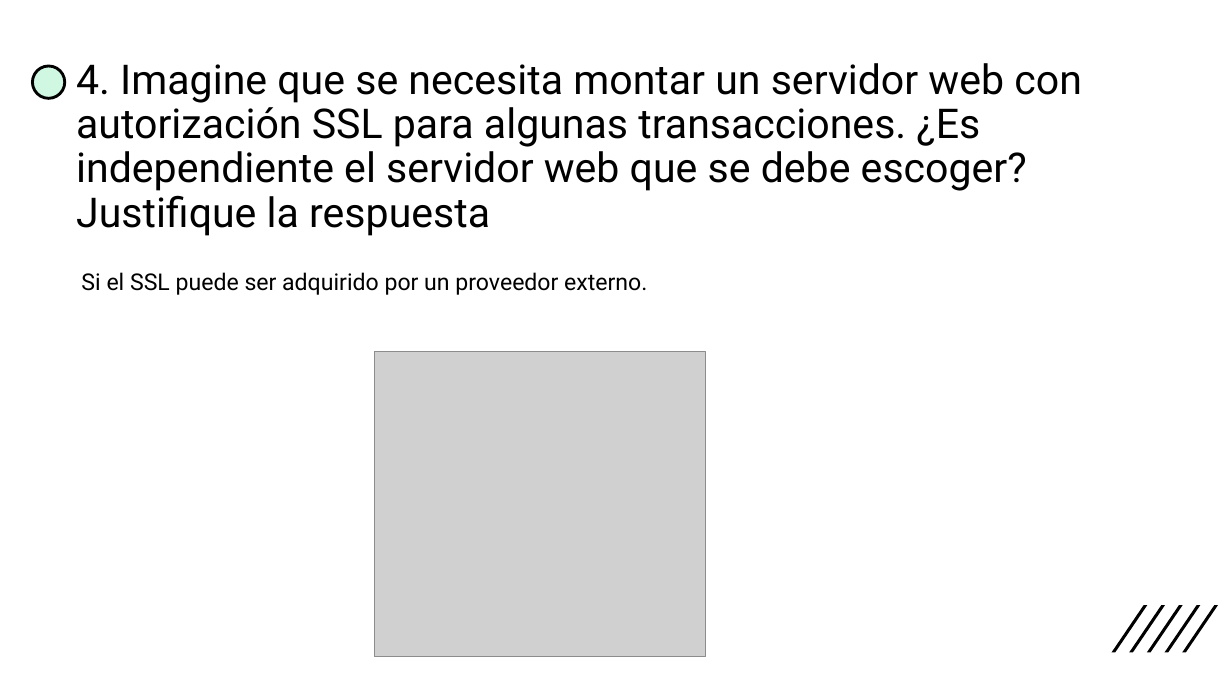
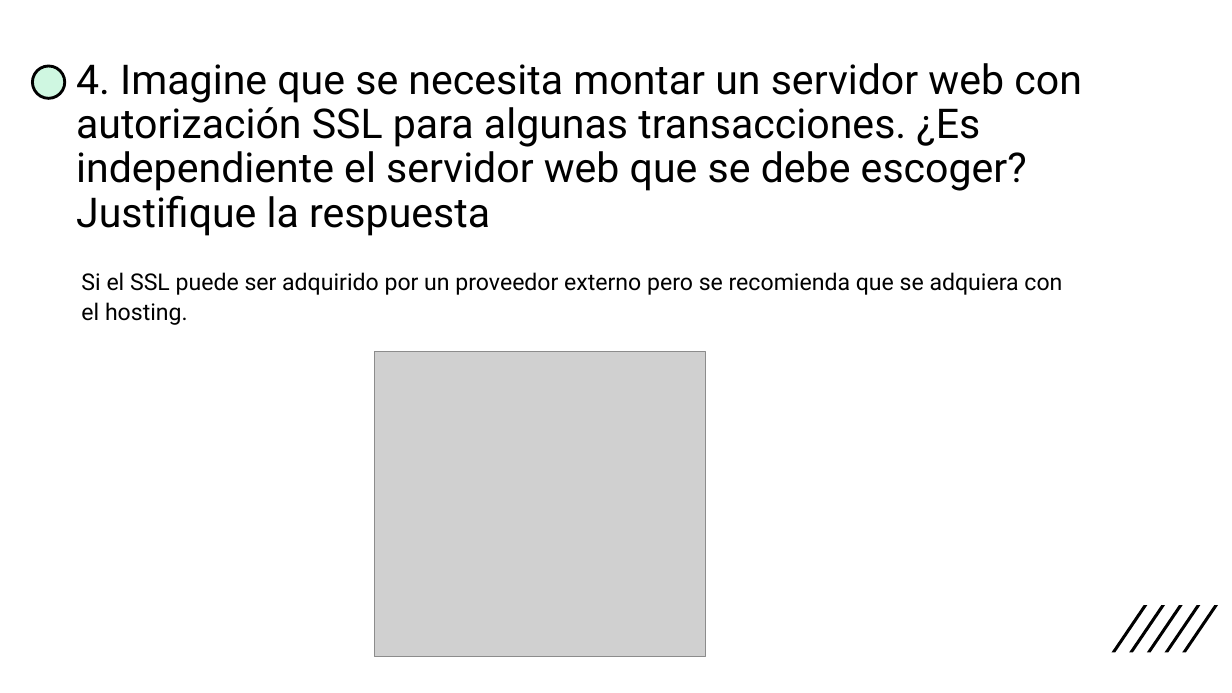
Before and after one commit to Davidjuajinoy/Caso-estudio-tarea-GRUPO-3, a slide deck: slide 5 of Entregables/8 Cotizar la infraestructura/Preguntas.pptx. Drawn at 1232x693 pixels with LibreOffice and Linux fonts; fonts in the diff are those of the drawing; grey boxes stand for pictures. Boxes give left, top, right and bottom in pixels: in the first picture for what was removed or moved away, otherwise in the second. Text is boxed around its words. In the diff, an @@ line names an element or a change of style, - is before the commit and + after.

```diff
--- a/Entregables/8 Cotizar la infraestructura/Preguntas.pptx
+++ b/Entregables/8 Cotizar la infraestructura/Preguntas.pptx
@@ text at (81, 272, 1062, 325): text changed @@
-Si el SSL puede ser adquirido por un proveedor externo.
+Si el SSL puede ser adquirido por un proveedor externo pero se recomienda que se adquiera con el hosting.
```
Also in this commit, not shown: 2 other slides changed, 1 slide removed, 1 other file.
